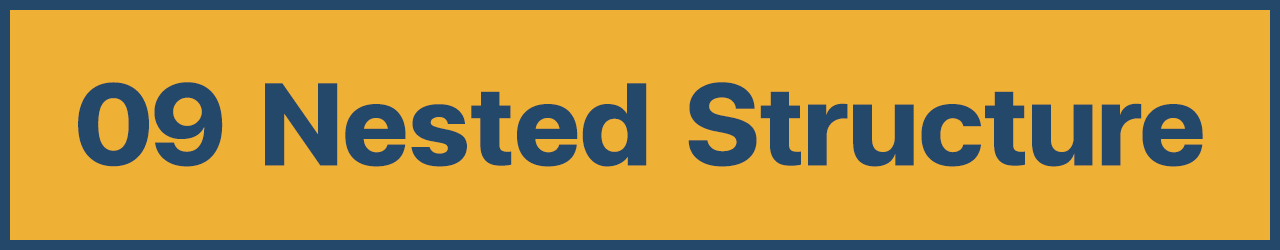
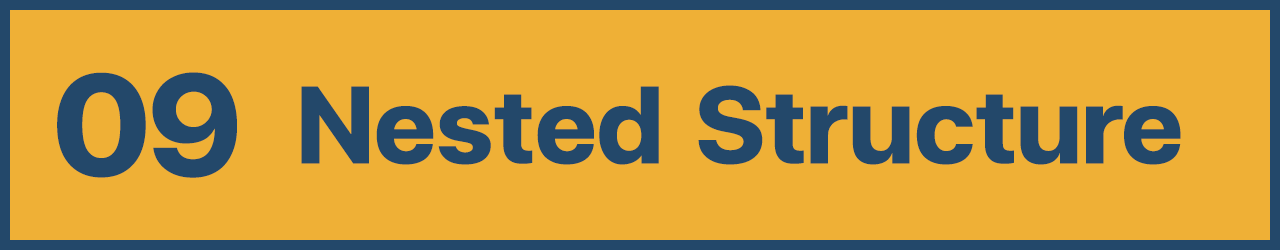
The second 1280px x 250px image is a revision of the first. Changes to its layers:
removed layer "09 Nested Structure" over <box>78,82,1203,167</box>
added layer "09" above "Nested Structure" over <box>57,72,237,178</box>
added layer "Nested Structure" above "Rectangle 1" over <box>301,85,1181,165</box>
hid "Background" over <box>57,72,1203,178</box>
